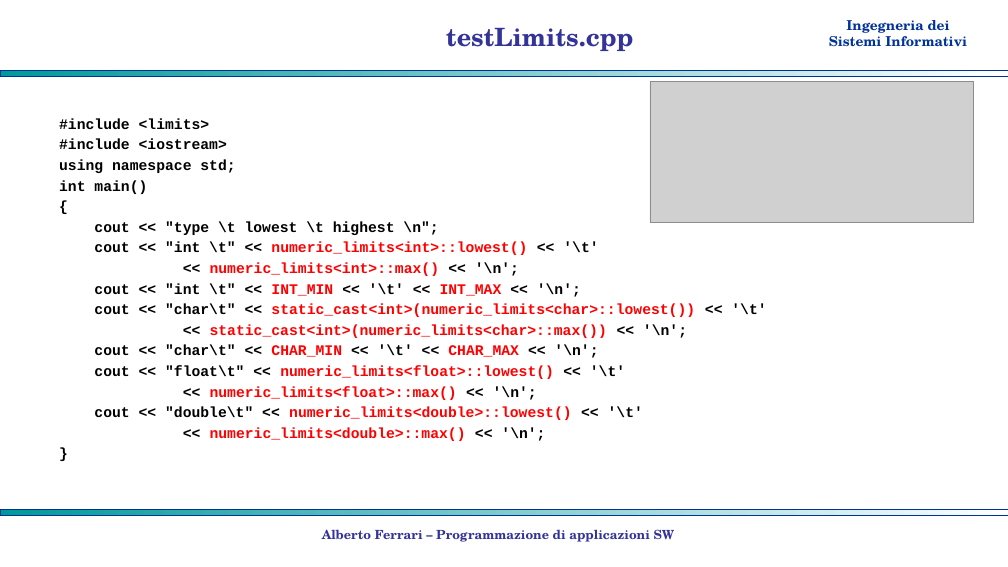
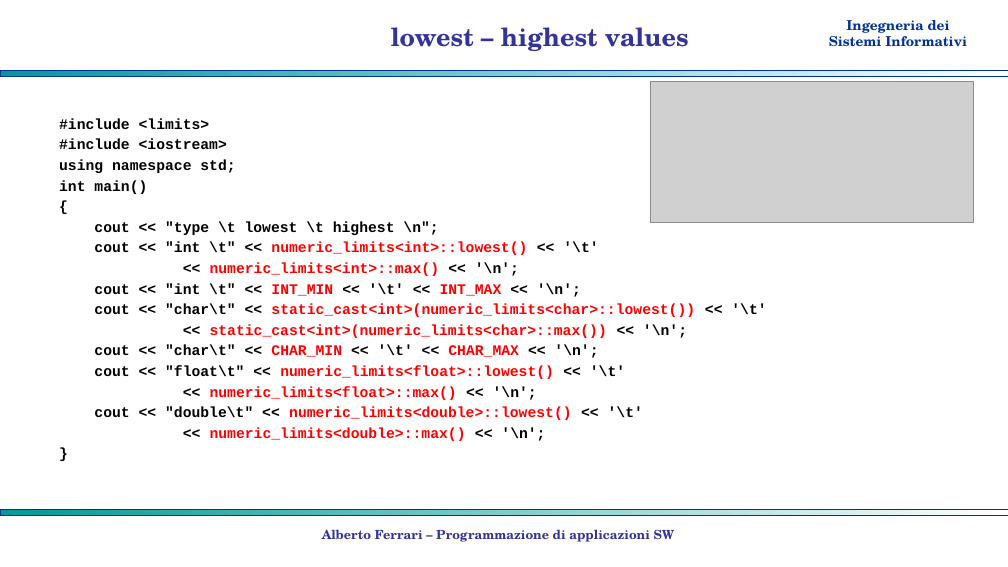
Before and after one commit to albertoferrari/pasw, a slide deck: slide 12 of lezioni/PASW03a - C++ tipi di dato.pptx. Drawn at 1008x567 pixels with LibreOffice and Linux fonts; fonts in the diff are those of the drawing; grey boxes stand for pictures; background and template pictures are left out. Boxes give left, top, right and bottom in pixels: in the first picture for what was removed or moved away, otherwise in the second. Text is boxed around its words. In the diff, an @@ line names an element or a change of style, - is before the commit and + after.

```diff
--- a/lezioni/PASW03a - C++ tipi di dato.pptx
+++ b/lezioni/PASW03a - C++ tipi di dato.pptx
@@ title at (391,27,689,51): text changed @@
-testLimits.cpp
+lowest – highest values
```
Also in this commit, not shown: 9 other slides changed, 4 slides added, 3 other files.
